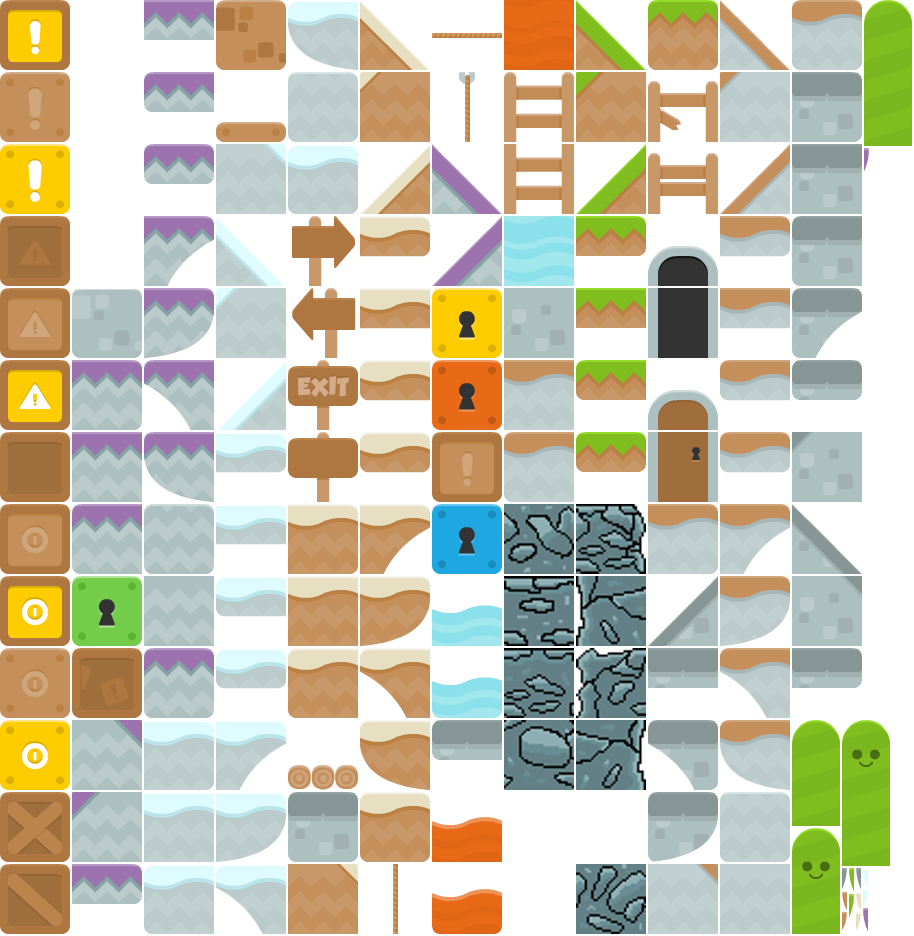
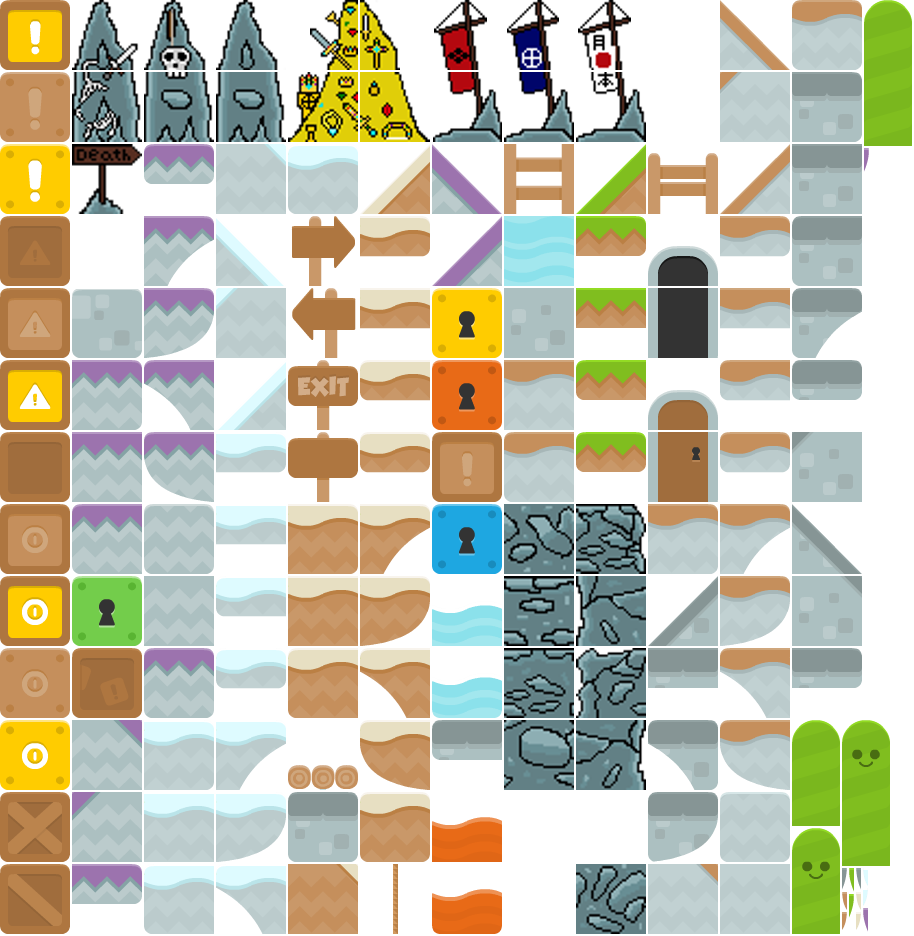
Two versions of the same layered image (w=914, h=936). Layer-by-layer changes:
added layer "Todesschild.png" above "SpriteFelsenSpitzeSword.png" over [72, 118, 189, 214]
added layer "SpriteFelsenSpitzeSword.png" above "SpriteFelsenBodenSword.png" over [72, 0, 192, 128]
added layer "SpriteFelsenBodenSword.png" above "SpriteFelsenSpitzeSkull.png" over [72, 55, 177, 183]
added layer "SpriteFelsenSpitzeSkull.png" above "SpriteFelsenSpitzeBasic.png" over [128, 0, 256, 120]
added layer "SpriteFelsenSpitzeBasic.png" above "SpriteFelsenBodenSkull.png" over [216, 0, 344, 102]
added layer "SpriteFelsenBodenSkull.png" above "SpriteFelsenBoden1.png" over [135, 11, 263, 164]
added layer "SpriteFelsenBoden1.png" above "Gold4.png" over [209, 48, 337, 142]
added layer "Gold4.png" above "Gold3.png" over [320, 0, 448, 120]
added layer "Gold3.png" above "Gold2.png" over [320, 56, 448, 142]
added layer "Gold2.png" above "Gold1.png" over [249, 0, 377, 102]
added layer "Gold1.png" above "BannerTakedaOben.png" over [262, 46, 390, 142]
added layer "BannerTakedaOben.png" above "BannerTakeda.png" over [391, 0, 519, 128]
added layer "BannerTakeda.png" above "BannerSatsumaOben.png" over [384, 64, 512, 142]
added layer "BannerSatsumaOben.png" above "BannerSatsuma.png" over [456, 0, 584, 102]
added layer "BannerSatsuma.png" above "BannerNipponOben.png" over [478, 46, 606, 142]
added layer "BannerNipponOben.png" above "BannerNippon.png" over [569, 0, 633, 102]
added layer "BannerNippon.png" above "Background" over [550, 46, 678, 142]
painted on "Background" (4th of 4) over [72, 0, 718, 214]
